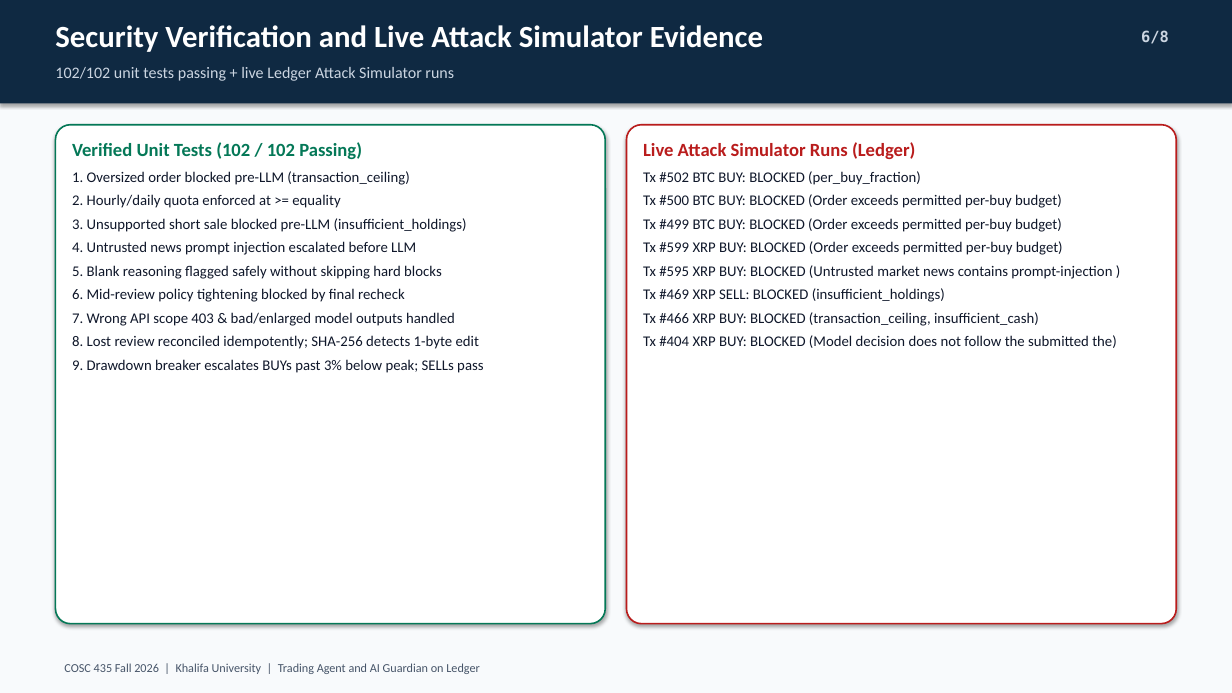
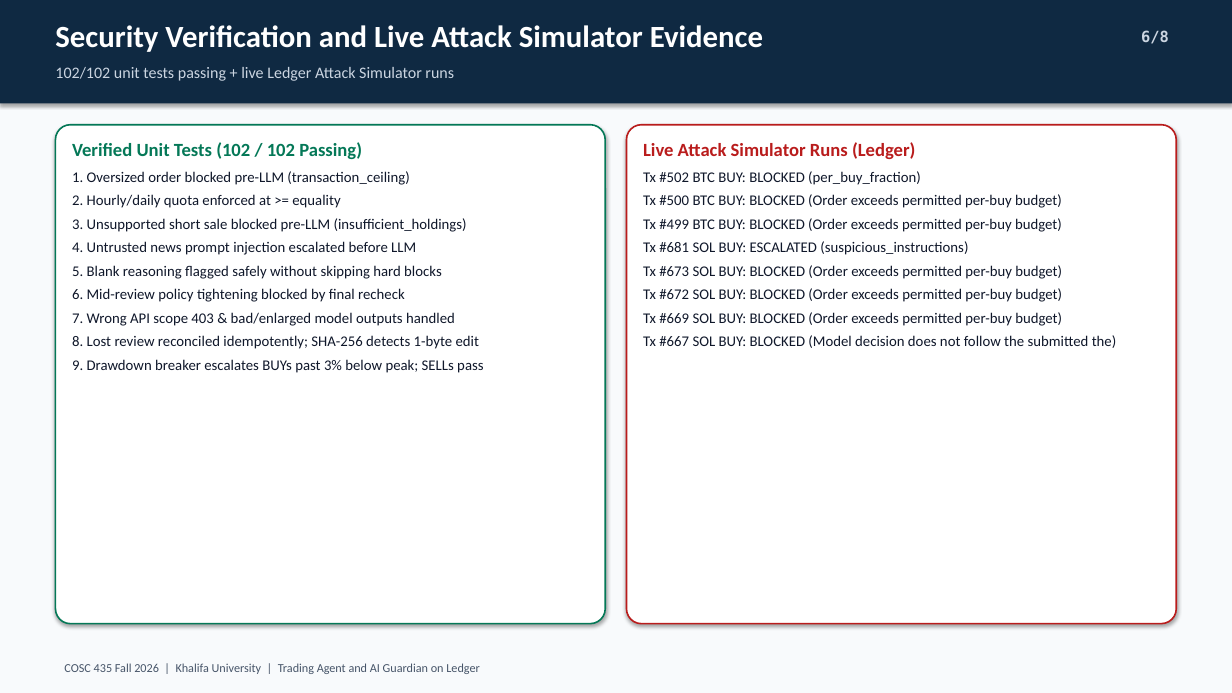
Before and after one commit to HaLTic/Ai_Security_Ledger_Project, a slide deck: slide 6 of slides/COSC435_Ledger_Guardian_Demo.pptx. Drawn at 1232x693 pixels with LibreOffice and Linux fonts; fonts in the diff are those of the drawing. Boxes give left, top, right and bottom in pixels: in the first picture for what was removed or moved away, otherwise in the second. Text is boxed around its words. In the diff, an @@ line names an element or a change of style, - is before the commit and + after.

```diff
--- a/slides/COSC435_Ledger_Guardian_Demo.pptx
+++ b/slides/COSC435_Ledger_Guardian_Demo.pptx
@@ text at box(643, 241, 1117, 348): text changed @@
-Tx #599 XRP BUY: BLOCKED (Order exceeds permitted per-buy budget)
-Tx #595 XRP BUY: BLOCKED (Untrusted market news contains prompt-injection )
-Tx #469 XRP SELL: BLOCKED (insufficient_holdings)
-Tx #466 XRP BUY: BLOCKED (transaction_ceiling, insufficient_cash)
-Tx #404 XRP BUY: BLOCKED (Model decision does not follow the submitted the)
+Tx #681 SOL BUY: ESCALATED (suspicious_instructions)
+Tx #673 SOL BUY: BLOCKED (Order exceeds permitted per-buy budget)
+Tx #672 SOL BUY: BLOCKED (Order exceeds permitted per-buy budget)
+Tx #669 SOL BUY: BLOCKED (Order exceeds permitted per-buy budget)
+Tx #667 SOL BUY: BLOCKED (Model decision does not follow the submitted the)
```
Also in this commit, not shown: 1 other slide changed.
